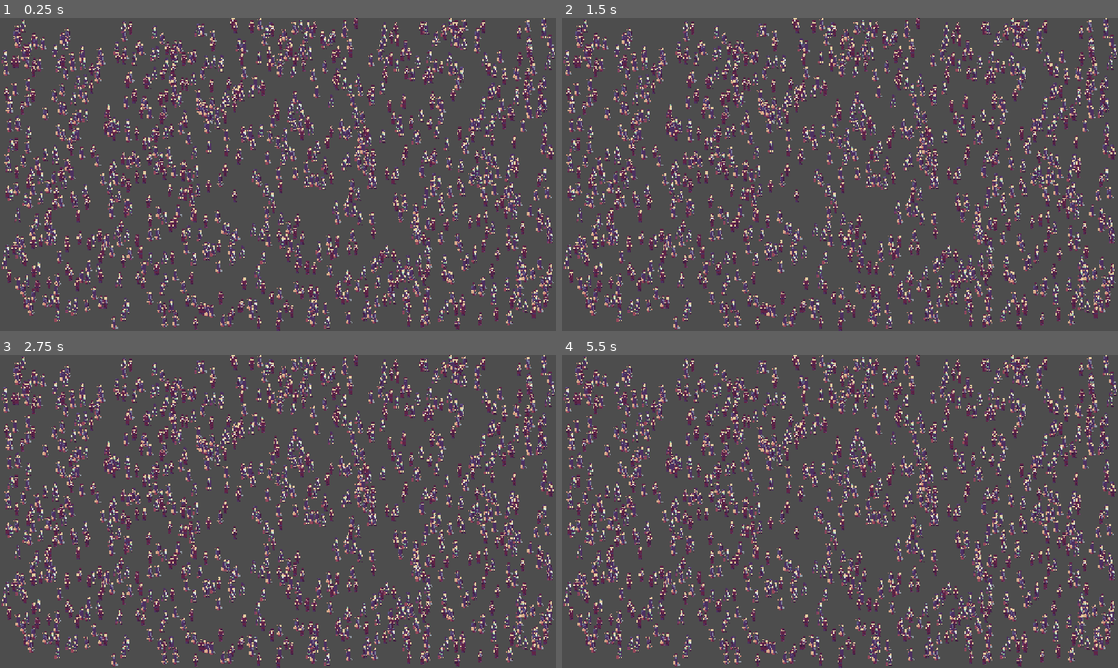
Above: before the commit, frames 1-4 (two rows, left to right).
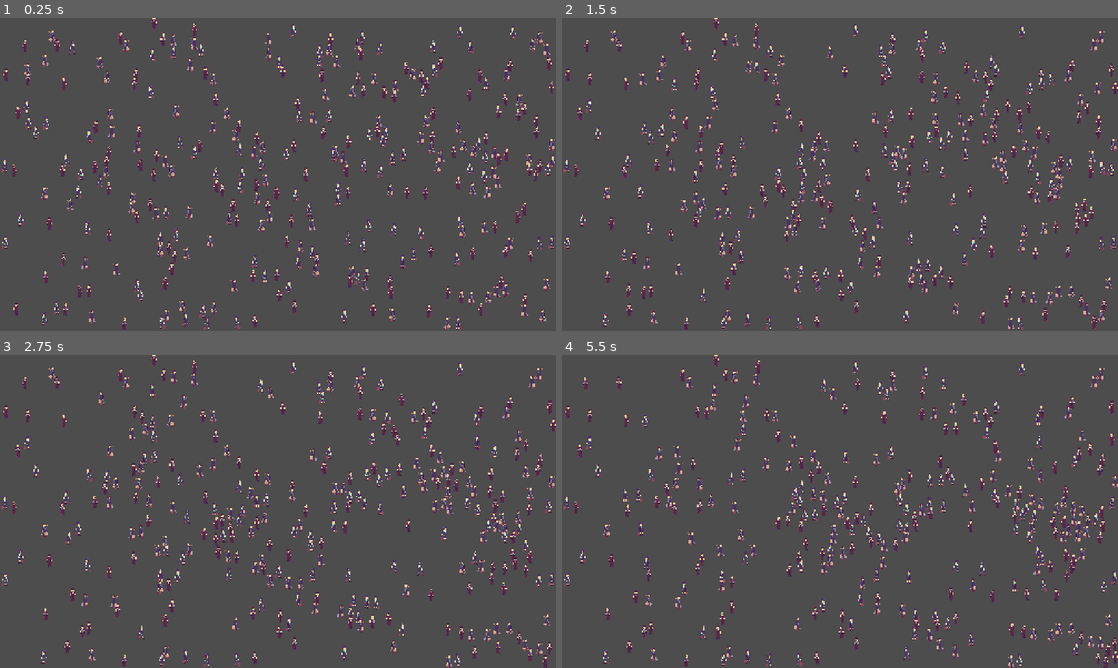
Above: after the commit, the same moments.

Repository: BertrandBordage/Spyport
Game: Godot game, scene res://scenes/game.tscn
The game is run twice, just before and just after one commit, with the same random seed, the same clock (stepped at 60 frames per second) and the same inputs.
Inputs:
- Up to frame 1 (0.25 s): no input
- Up to frame 2 (1.5 s): no input
- Up to frame 3 (2.75 s): no input
- Up to frame 4 (5.5 s): no input

The runs differ from the first frame. In frame 1, 30% of the frame differs, in the area x 0-100%, y 0-100%; in frame 2, 30%; in frame 3, 30%; in frame 4, 30%.

Commit message:
Adds basic agents to the bots.

Diff:
--- a/autoloads/Globals.gd
+++ b/autoloads/Globals.gd
@@ -1,7 +1,13 @@
 extends Node
 
+const WIDTH := 1280
+const HEIGHT := 720
 var character_types: Array[CharacterType] = [
 	preload("res://resources/characters/janitor.tres"),
 	preload("res://resources/characters/stewardess.tres"),
 	preload("res://resources/characters/guard.tres"),
 ]
+
+
+func get_random_position():
+	return Vector2(randf_range(0, WIDTH), randf_range(0, HEIGHT))
--- a/resources/character_type.gd
+++ b/resources/character_type.gd
@@ -3,3 +3,4 @@
 
 
 @export var sprite_frames: SpriteFrames
+const SPEED := 100.0
--- a/scenes/bot.gd
+++ b/scenes/bot.gd
@@ -1,13 +1,81 @@
 class_name Bot
-extends AnimatableBody2D
+extends CharacterBody2D
 
+enum Action { WAIT, WALK, TURN, EMBARK }
 
+var actions_probabilities = [
+	Action.WAIT,
+	Action.WAIT,
+	Action.WAIT,
+	Action.WAIT,
+	Action.WAIT,
+	Action.WAIT,
+	Action.WALK,
+	Action.TURN,
+	Action.TURN,
+	Action.TURN,
+	Action.EMBARK,
+	Action.EMBARK,
+]
 var character_type: CharacterType = Globals.character_types.pick_random()
+@onready var agent: NavigationAgent2D = %NavigationAgent2D
+var action := Action.WAIT
 
 
 func _ready() -> void:
+	agent.max_speed = character_type.SPEED
 	%Sprite.sprite_frames = character_type.sprite_frames
+	_on_wait_timer_timeout()
+
+
+func wait() -> void:
+	%WaitTimer.wait_time = randf_range(3.0, 10.0)
+	%WaitTimer.start()
+
+
+func _physics_process(_delta: float) -> void:
+	agent.velocity = Vector2.ZERO
+	if action == Action.WAIT:
+		return
+
+	if agent.is_navigation_finished():
+		action = Action.WAIT
+		wait()
+	else:
+		agent.velocity = character_type.SPEED * global_position.direction_to(
+			agent.get_next_path_position()
+		) * clampf(
+			agent.distance_to_target() / agent.target_desired_distance,
+			0.0,
+			1.0,
+		)
+
+func _on_navigation_agent_2d_velocity_computed(safe_velocity: Vector2) -> void:
+	velocity = lerp(
+		velocity,
+		safe_velocity,
+		0.1 if action == Action.WAIT else 0.5,
+	).limit_length(
+		character_type.SPEED * (0.2 if action == Action.WAIT else 1.0)
+	)
+	if velocity.length() > 0 and abs(velocity.x) > 1e-1:
+		%Sprite.scale.x = 1.0 if velocity.x > 0.0 else -1.0
+	move_and_slide()
 
 
 func get_collision_shape() -> CollisionShape2D:
 	return $CollisionShape2D
+
+
+func _on_wait_timer_timeout() -> void:
+	action = actions_probabilities.pick_random()
+	if action == Action.WAIT:
+		wait()
+	elif action == Action.TURN:
+		%Sprite.scale.x = -%Sprite.scale.x
+		action = Action.WAIT
+		wait()
+	elif action == Action.EMBARK:
+		agent.target_position = Vector2(Globals.WIDTH, Globals.HEIGHT)
+	else:
+		agent.target_position = Globals.get_random_position()
--- a/scenes/bot.tscn
+++ b/scenes/bot.tscn
@@ -7,16 +7,25 @@
 radius = 2.0
 height = 16.0
 
-[node name="Bot" type="AnimatableBody2D" unique_id=325416557]
+[node name="Bot" type="CharacterBody2D" unique_id=1198885259]
 script = ExtResource("1_qpkb6")
 
 [node name="Sprite" type="AnimatedSprite2D" parent="." unique_id=612182173]
 unique_name_in_owner = true
+position = Vector2(0, -14)
 sprite_frames = ExtResource("2_qpkb6")
 
 [node name="CollisionShape2D" type="CollisionShape2D" parent="." unique_id=1162001147]
-position = Vector2(0, 14)
 rotation = 1.5707964
 shape = SubResource("CapsuleShape2D_hhacj")
 
 [node name="NavigationAgent2D" type="NavigationAgent2D" parent="." unique_id=566501239]
+unique_name_in_owner = true
+avoidance_enabled = true
+neighbor_distance = 100.0
+
+[node name="WaitTimer" type="Timer" parent="." unique_id=188750517]
+unique_name_in_owner = true
+
+[connection signal="velocity_computed" from="NavigationAgent2D" to="." method="_on_navigation_agent_2d_velocity_computed"]
+[connection signal="timeout" from="WaitTimer" to="." method="_on_wait_timer_timeout"]
--- a/scenes/game.tscn
+++ b/scenes/game.tscn
@@ -1,7 +1,12 @@
 [gd_scene format=3 uid="uid://cjt70p7ipop5k"]
 
-[ext_resource type="PackedScene" uid="uid://drdn30hrffh7q" path="res://scenes/player.tscn" id="1_uwrxv"]
 [ext_resource type="PackedScene" uid="uid://bactyf4wm4i45" path="res://scenes/spawner.tscn" id="2_yqjtg"]
+
+[sub_resource type="NavigationPolygon" id="NavigationPolygon_yqjtg"]
+vertices = PackedVector2Array(870, 631, 1264, 631, 1264, 704, 793, 704, 793, 481, 870, 567, 1194, 481, 1264, 567, 1264, 36, 1194, 417, 16, 36, 762, 417, 16, 704, 729, 438, 762, 438, 729, 704)
+polygons = Array[PackedInt32Array]([PackedInt32Array(0, 1, 2, 3), PackedInt32Array(0, 3, 4, 5), PackedInt32Array(5, 4, 6, 7), PackedInt32Array(8, 7, 6, 9), PackedInt32Array(10, 8, 9, 11), PackedInt32Array(12, 10, 11, 13), PackedInt32Array(11, 14, 13), PackedInt32Array(12, 13, 15)])
+outlines = Array[PackedVector2Array]([PackedVector2Array(-26, -30, 1328, -30, 1320, 738, -34, 728)])
+agent_radius = 16.0
 
 [sub_resource type="WorldBoundaryShape2D" id="WorldBoundaryShape2D_uwrxv"]
 normal = Vector2(0, 1)
@@ -15,40 +20,73 @@
 [sub_resource type="WorldBoundaryShape2D" id="WorldBoundaryShape2D_lbhrr"]
 normal = Vector2(-1, 0)
 
+[sub_resource type="RectangleShape2D" id="RectangleShape2D_yqjtg"]
+size = Vector2(1320, 40)
+
+[sub_resource type="RectangleShape2D" id="RectangleShape2D_lnu2h"]
+size = Vector2(1320, 40)
+
+[sub_resource type="RectangleShape2D" id="RectangleShape2D_lbhrr"]
+size = Vector2(40, 760)
+
+[sub_resource type="RectangleShape2D" id="RectangleShape2D_iywne"]
+size = Vector2(40, 760)
+
+[sub_resource type="RectangleShape2D" id="RectangleShape2D_uwrxv"]
+size = Vector2(400, 32)
+
+[sub_resource type="RectangleShape2D" id="RectangleShape2D_p57ef"]
+size = Vector2(32, 300)
+
 [node name="Game" type="Node2D" unique_id=172334311]
-y_sort_enabled = true
 
-[node name="Player" parent="." unique_id=591049096 instance=ExtResource("1_uwrxv")]
-position = Vector2(210, 118)
+[node name="NavigationRegion2D" type="NavigationRegion2D" parent="." unique_id=949902908]
+navigation_polygon = SubResource("NavigationPolygon_yqjtg")
 
-[node name="Player2" parent="." unique_id=411182666 instance=ExtResource("1_uwrxv")]
-position = Vector2(1062, 131)
-player_index = 1
+[node name="Boundaries" type="StaticBody2D" parent="NavigationRegion2D" unique_id=261153962]
 
-[node name="Player3" parent="." unique_id=44593185 instance=ExtResource("1_uwrxv")]
-position = Vector2(214, 512)
-player_index = 2
-
-[node name="Player4" parent="." unique_id=2078045082 instance=ExtResource("1_uwrxv")]
-position = Vector2(1091, 536)
-player_index = 3
-
-[node name="Boundaries" type="StaticBody2D" parent="." unique_id=261153962]
-
-[node name="Top" type="CollisionShape2D" parent="Boundaries" unique_id=1787289749]
+[node name="Top" type="CollisionShape2D" parent="NavigationRegion2D/Boundaries" unique_id=1787289749]
 position = Vector2(640, 0)
 shape = SubResource("WorldBoundaryShape2D_uwrxv")
 
-[node name="Bottom" type="CollisionShape2D" parent="Boundaries" unique_id=1495977580]
+[node name="Bottom" type="CollisionShape2D" parent="NavigationRegion2D/Boundaries" unique_id=1495977580]
 position = Vector2(640, 720)
 shape = SubResource("WorldBoundaryShape2D_yqjtg")
 
-[node name="Left" type="CollisionShape2D" parent="Boundaries" unique_id=1964116065]
+[node name="Left" type="CollisionShape2D" parent="NavigationRegion2D/Boundaries" unique_id=1964116065]
 position = Vector2(0, 360)
 shape = SubResource("WorldBoundaryShape2D_lnu2h")
 
-[node name="Right" type="CollisionShape2D" parent="Boundaries" unique_id=478767772]
+[node name="Right" type="CollisionShape2D" parent="NavigationRegion2D/Boundaries" unique_id=478767772]
 position = Vector2(1280, 360)
 shape = SubResource("WorldBoundaryShape2D_lbhrr")
 
+[node name="TopWall" type="CollisionShape2D" parent="NavigationRegion2D/Boundaries" unique_id=1690404265]
+position = Vector2(640, 0)
+shape = SubResource("RectangleShape2D_yqjtg")
+
+[node name="BottomWall" type="CollisionShape2D" parent="NavigationRegion2D/Boundaries" unique_id=1857206988]
+position = Vector2(640, 740)
+shape = SubResource("RectangleShape2D_lnu2h")
+
+[node name="LeftWall" type="CollisionShape2D" parent="NavigationRegion2D/Boundaries" unique_id=1059633499]
+position = Vector2(-20, 360)
+shape = SubResource("RectangleShape2D_lbhrr")
+
+[node name="RightWall" type="CollisionShape2D" parent="NavigationRegion2D/Boundaries" unique_id=577643464]
+position = Vector2(1300, 360)
+shape = SubResource("RectangleShape2D_iywne")
+
+[node name="LineBarrier" type="CollisionShape2D" parent="NavigationRegion2D/Boundaries" unique_id=1016116991]
+position = Vector2(1086, 599)
+shape = SubResource("RectangleShape2D_uwrxv")
+
+[node name="LineBarrier2" type="CollisionShape2D" parent="NavigationRegion2D/Boundaries" unique_id=2063851423]
+position = Vector2(978, 449)
+shape = SubResource("RectangleShape2D_uwrxv")
+
+[node name="LineBarrier3" type="CollisionShape2D" parent="NavigationRegion2D/Boundaries" unique_id=2129470371]
+position = Vector2(761, 604)
+shape = SubResource("RectangleShape2D_p57ef")
+
 [node name="Spawner" parent="." unique_id=1843805809 instance=ExtResource("2_yqjtg")]
--- a/scenes/player.gd
+++ b/scenes/player.gd
@@ -3,8 +3,6 @@
 
 enum PlayerIndex { ONE = 0, TWO = 1, THREE = 2, FOUR = 3 }
 enum Direction { UP, DOWN, LEFT, RIGHT }
-
-const SPEED := 200.0
 
 const ACTIONS_MAPPING: Dictionary[PlayerIndex, Dictionary] = {
 	PlayerIndex.ONE: {
@@ -41,7 +39,7 @@
 	%Sprite.sprite_frames = character_type.sprite_frames
 
 func _physics_process(_delta: float) -> void:
-	velocity = SPEED * Input.get_vector(
+	velocity = character_type.SPEED * Input.get_vector(
 		player_mapping[Direction.LEFT],
 		player_mapping[Direction.RIGHT],
 		player_mapping[Direction.UP],
@@ -50,3 +48,6 @@
 	if velocity.length() > 0.0:
 		%Sprite.scale.x = -1.0 if velocity.x < 0 else 1.0
 		move_and_slide()
+
+func get_collision_shape() -> CollisionShape2D:
+	return $CollisionShape2D
--- a/scenes/player.tscn
+++ b/scenes/player.tscn
@@ -12,9 +12,12 @@
 
 [node name="Sprite" type="AnimatedSprite2D" parent="." unique_id=551960305]
 unique_name_in_owner = true
+position = Vector2(0, -14)
 sprite_frames = ExtResource("2_g2els")
 
 [node name="CollisionShape2D" type="CollisionShape2D" parent="." unique_id=1601099611]
-position = Vector2(0, 14)
 rotation = 1.5707964
 shape = SubResource("CapsuleShape2D_qhqgy")
+
+[node name="NavigationAgent2D" type="NavigationAgent2D" parent="." unique_id=495895397]
+avoidance_enabled = true
--- a/scenes/spawner.gd
+++ b/scenes/spawner.gd
@@ -2,18 +2,32 @@
 extends Node2D
 
 const bot_scene := preload("res://scenes/bot.tscn")
+const player_scene := preload("res://scenes/player.tscn")
+
+@onready var physics_state := get_world_2d().direct_space_state
+var shape_params := PhysicsShapeQueryParameters2D.new()
+
+
+func spawn_child_in_empty_space(
+	instance: PhysicsBody2D, collision_shape: CollisionShape2D,
+) -> void:
+	shape_params.shape = collision_shape.shape
+	while true:
+		instance.position = Globals.get_random_position()
+		shape_params.transform = collision_shape.transform.translated(instance.position)
+		if physics_state.intersect_shape(shape_params, 1).size() == 0:
+			add_child.call_deferred(instance)
+			break
 
 
 func _ready() -> void:
-	var physics_state := get_world_2d().direct_space_state
-	var shape_params := PhysicsShapeQueryParameters2D.new()
-	for _i in range(1000):
+	for i in range(4):
+		var player: Player = player_scene.instantiate()
+		player.player_index = i as Player.PlayerIndex
+		var collision_shape := player.get_collision_shape()
+		spawn_child_in_empty_space(player, collision_shape)
+
+	for _i in range(300):
 		var bot: Bot = bot_scene.instantiate()
 		var collision_shape := bot.get_collision_shape()
-		shape_params.shape = collision_shape.shape
-		while true:
-			bot.position = Vector2(randf_range(0, 1280), randf_range(0, 720))
-			shape_params.transform = collision_shape.transform.translated(bot.position)
-			if physics_state.intersect_shape(shape_params, 1).size() == 0:
-				add_child.call_deferred(bot)
-				break
+		spawn_child_in_empty_space(bot, collision_shape)
